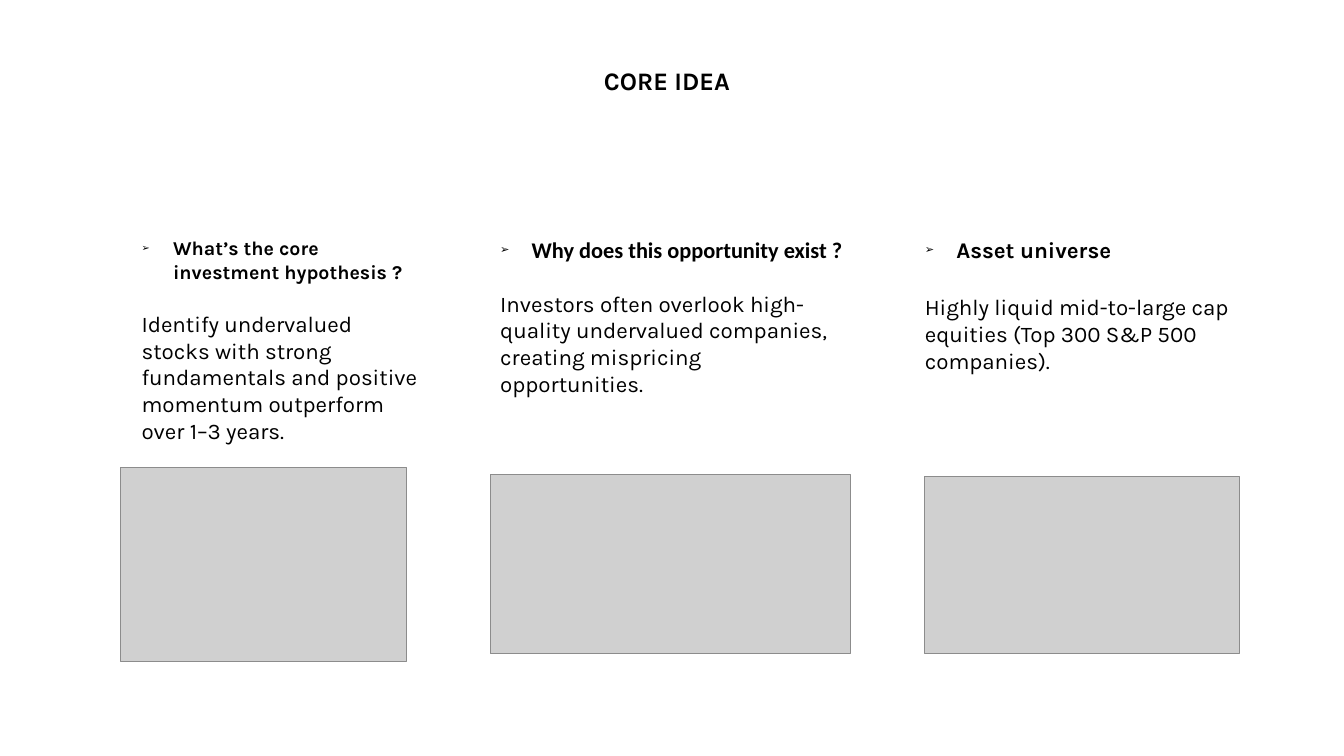
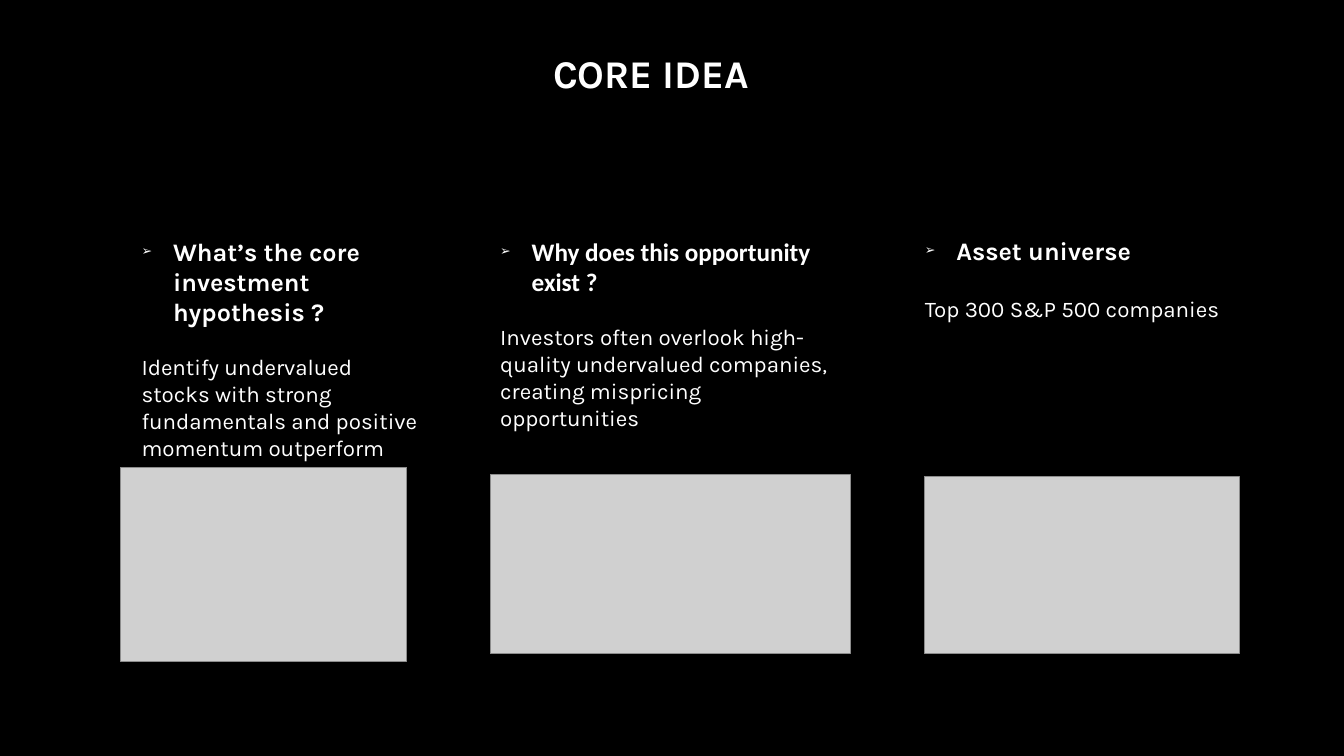
Before and after one commit to GeorgeMoschovis/Value-Quality-Momentum-Strategy, a slide deck: slide 3 of Presentation/Strategy_Pitch (2).pptx. Drawn at 1344x756 pixels with LibreOffice and Linux fonts; fonts in the diff are those of the drawing; grey boxes stand for pictures. Boxes give left, top, right and bottom in pixels: in the first picture for what was removed or moved away, otherwise in the second. Text is boxed around its words. In the diff, an @@ line names an element or a change of style, - is before the commit and + after.

```diff
--- a/Presentation/Strategy_Pitch (2).pptx
+++ b/Presentation/Strategy_Pitch (2).pptx
@@ background #FFFFFF to #000000 @@
@@ text "CORE IDEA": place and size @@
-text "CORE IDEA" at <box>604,73,729,91</box>
+text "CORE IDEA" at <box>553,62,749,89</box>
@@ text "CORE IDEA" at <box>553,62,749,89</box>: size 18 to 28 pt, text colour #000000 to #FFFFFF @@
@@ text at <box>173,243,360,328</box>: size 14 to 18 pt, text colour #000000 to #FFFFFF in "What’s the core investment hypothesis ?" @@
@@ text at <box>532,243,811,292</box>: size 16 to 18 pt, text colour #000000 to #FFFFFF in "Why does this opportunity exist ?" @@
@@ text at <box>956,242,1131,261</box>: size 16 to 18 pt, text colour #000000 to #FFFFFF in "Asset universe" @@
@@ text at <box>500,329,827,432</box>: text changed; text colour #000000 to #FFFFFF @@
-Investors often overlook high-quality undervalued companies, creating mispricing opportunities.
+Investors often overlook high-quality undervalued companies, creating mispricing opportunities
@@ text at <box>925,301,1219,323</box>: text changed; text colour #000000 to #FFFFFF @@
-Highly liquid mid-to-large cap equities (Top 300 S&P 500 companies).
+Top 300 S&P 500 companies
@@ text at <box>142,359,417,468</box>: text changed; text colour #000000 to #FFFFFF @@
-Identify undervalued stocks with strong fundamentals and positive momentum outperform over 1–3 years.
+Identify undervalued stocks with strong fundamentals and positive momentum outperform over 1–3 years
```
Also in this commit, not shown: 8 other slides changed, 3 slides added, 6 other files.
